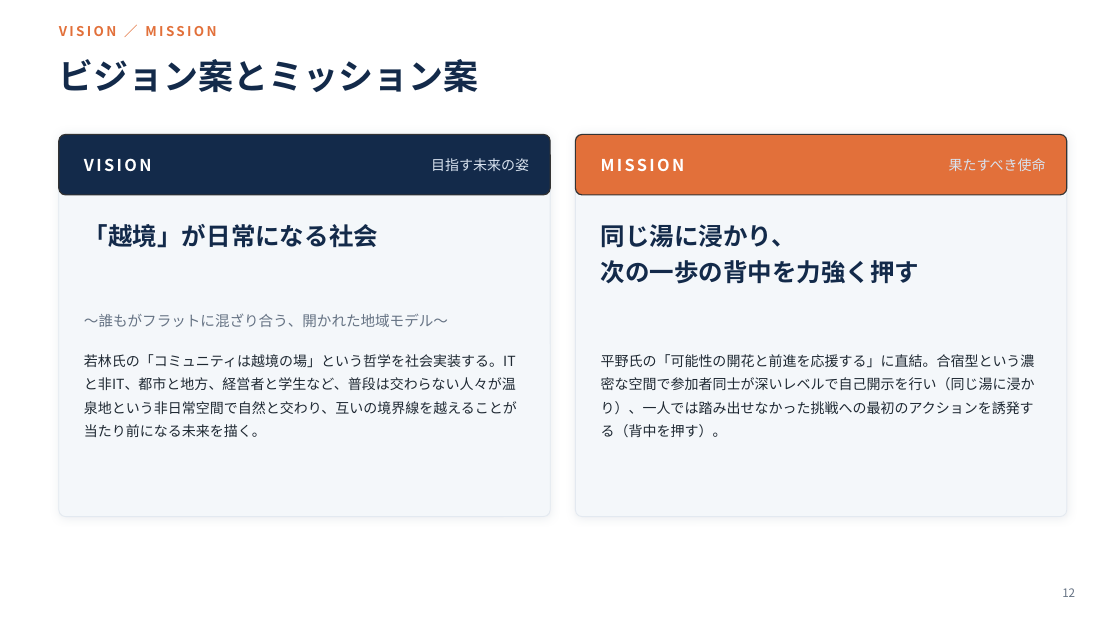
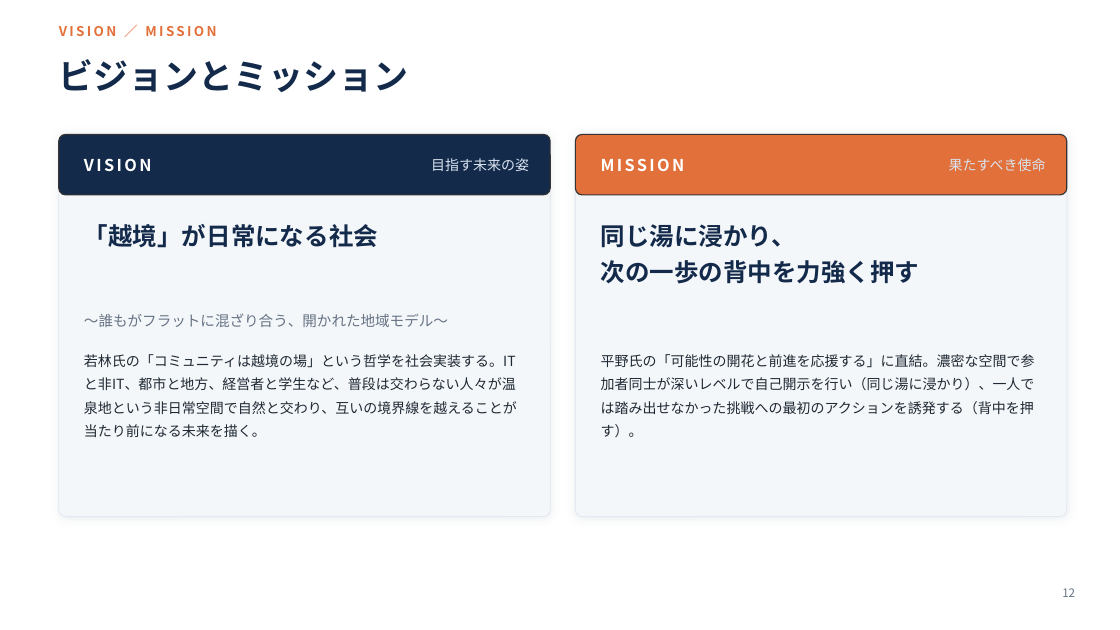
Before and after one commit to RyoWakabayashi/cls-beppu, a slide deck: slide 12 of docs/meetings/20260816/CLS別府第2回企画立案.pptx. Drawn at 1120x630 pixels with LibreOffice and Linux fonts; fonts in the diff are those of the drawing. Boxes give left, top, right and bottom in pixels: in the first picture for what was removed or moved away, otherwise in the second. Text is boxed around its words. In the diff, an @@ line names an element or a change of style, - is before the commit and + after.

```diff
--- a/docs/meetings/20260816/CLS別府第2回企画立案.pptx
+++ b/docs/meetings/20260816/CLS別府第2回企画立案.pptx
@@ text at <box>59,59,409,92</box>: text changed @@
-ビジョン案とミッション案
+ビジョンとミッション
@@ text at <box>601,354,1035,437</box>: text changed @@
-平野氏の「可能性の開花と前進を応援する」に直結。合宿型という濃密な空間で参加者同士が深いレベルで自己開示を行い（同じ湯に浸かり）、一人では踏み出せなかった挑戦への最初のアクションを誘発する（背中を押す）。
+平野氏の「可能性の開花と前進を応援する」に直結。濃密な空間で参加者同士が深いレベルで自己開示を行い（同じ湯に浸かり）、一人では踏み出せなかった挑戦への最初のアクションを誘発する（背中を押す）。
```
Also in this commit, not shown: 11 other slides changed, 1 slide added, 2 other files.
